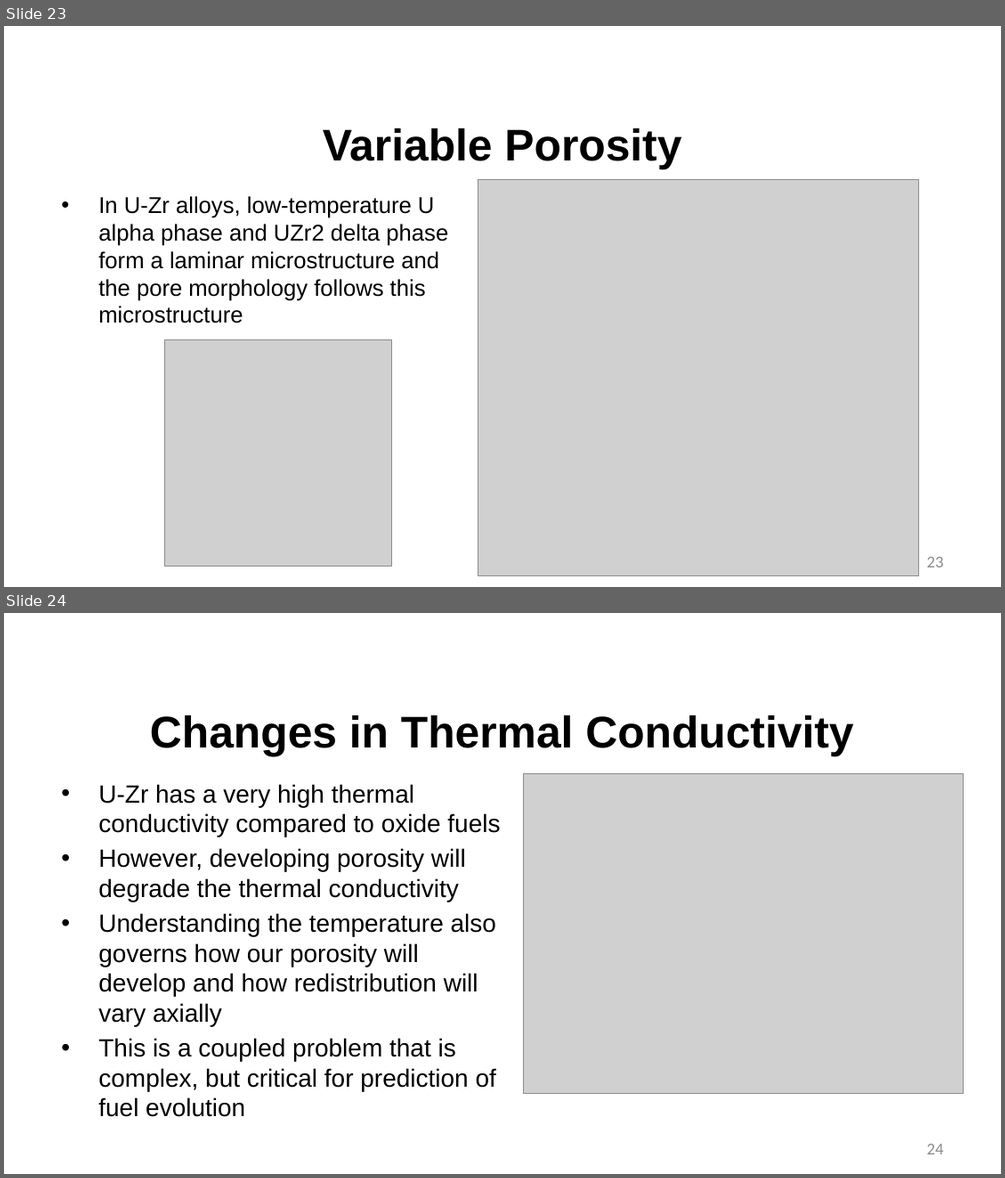
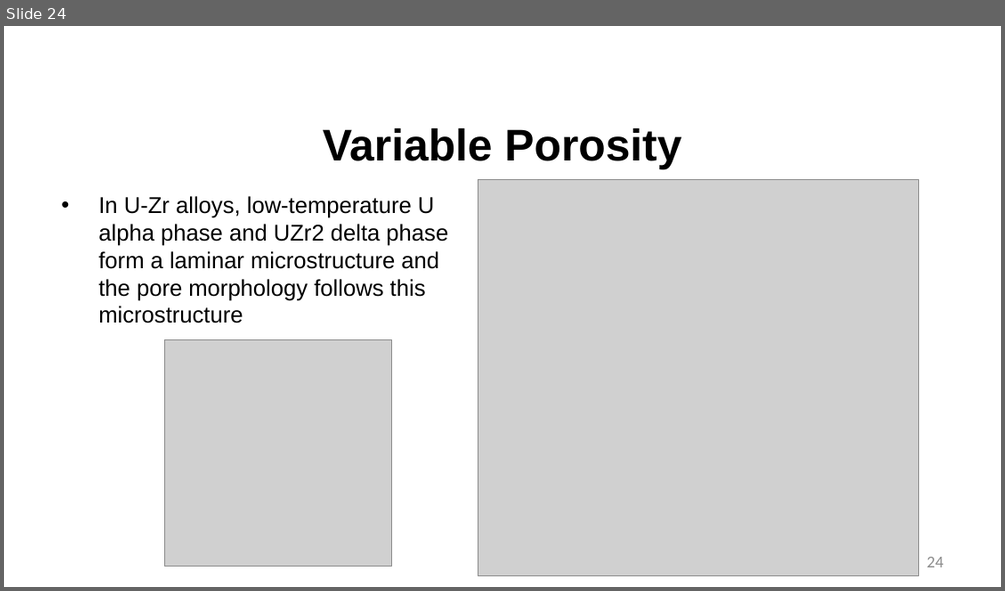
Before and after one commit to benbeeler/TEACHING, a slide deck: Advanced Reactor Materials/Fall2025/Lec9_SFRs.pptx. Shown one above the other, each under a label of ours: slides 23 and 24 before the commit, slide 24 after it. The pictures are 1005x1178 and 1005x591 pixels, drawn with LibreOffice and Linux fonts; fonts in the diff are those of the drawing; grey boxes stand for pictures; background and template pictures are left out. Boxes give left, top, right and bottom in pixels: in the first picture for what was removed or moved away, otherwise in the second. Text is boxed around its words. In the diff, an @@ line names an element or a change of style, - is before the commit and + after.

```diff
--- a/Advanced Reactor Materials/Fall2025/Lec9_SFRs.pptx
+++ b/Advanced Reactor Materials/Fall2025/Lec9_SFRs.pptx
@@ slide 24 removed at [4, 613, 1001, 1174], background #FFFFFF @@
@@ title removed at [150, 715, 853, 757] @@
-Changes in Thermal Conductivity
@@ text removed at [98, 784, 500, 1117] @@
-• U-Zr has a very high thermal conductivity compared to oxide fuels
-• However, developing porosity will degrade the thermal conductivity
-• Understanding the temperature also governs how our porosity will develop and how redistribution will vary axially
-• This is a coupled problem that is complex, but critical for prediction of fuel evolution
@@ picture removed at [524, 774, 963, 1093] @@
@@ page number removed at [927, 1143, 944, 1154] @@
-24
@@ what was slide 23 is now slide 24 @@
@@ page number at [927, 556, 944, 567]: text changed @@
-23
+24
```
Also in this commit, not shown: 7 slides changed, 2 slides added, 22 other slides removed, 7 other files.
